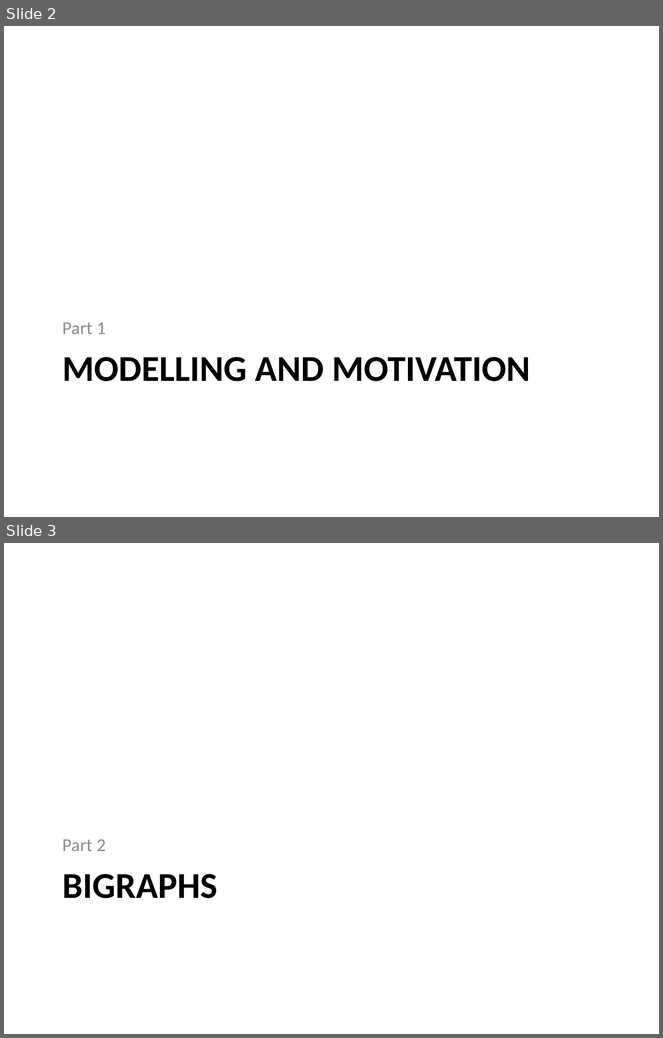
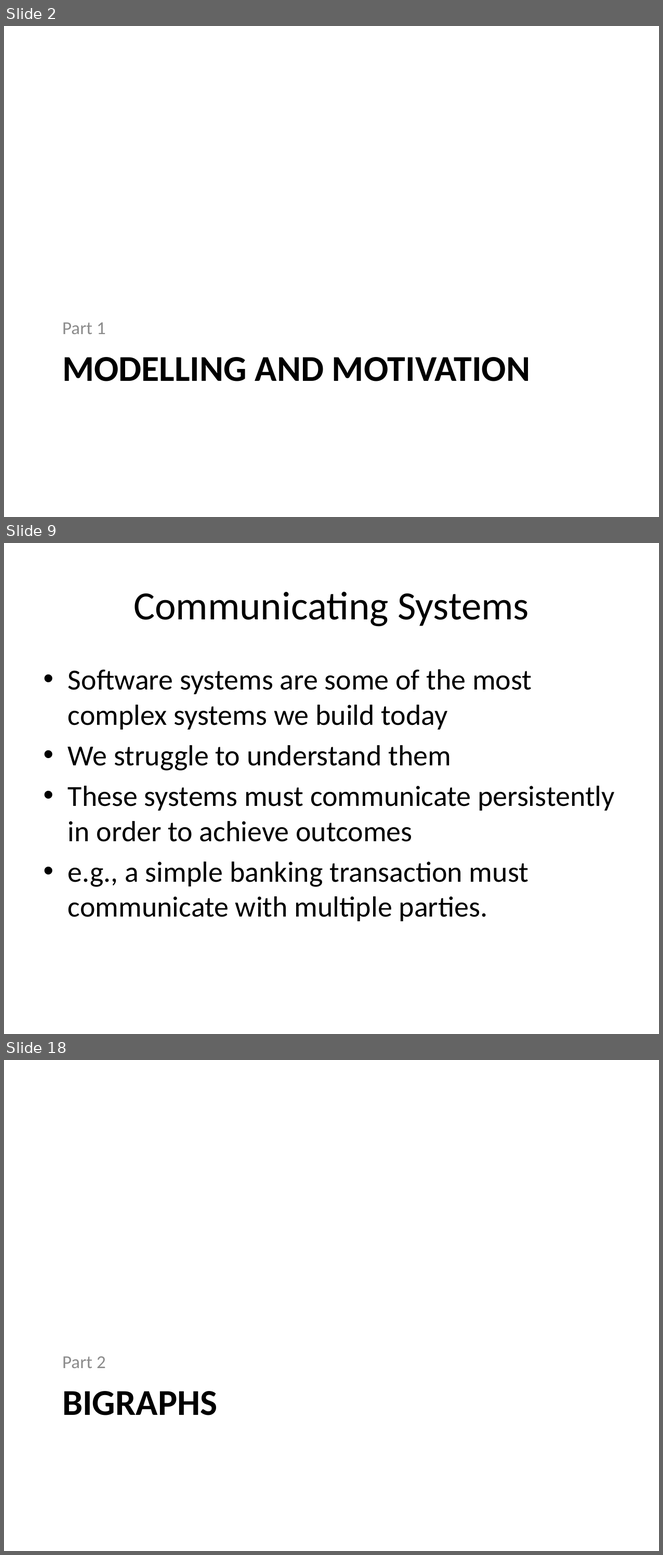
Before and after one commit to gian/defense, a slide deck: PhDDefense.pptx. Shown one above the other, each under a label of ours: slides 2 and 3 before the commit, slides 2, 9 and 18 after it; the slides between them are not shown. The pictures are 663x1038 and 663x1555 pixels, drawn with LibreOffice and Linux fonts; fonts in the diff are those of the drawing. Boxes give left, top, right and bottom in pixels: in the first picture for what was removed or moved away, otherwise in the second. Text is boxed around its words. In the diff, an @@ line names an element or a change of style, - is before the commit and + after.

```diff
--- a/PhDDefense.pptx
+++ b/PhDDefense.pptx
@@ slide 9 added at bbox=[4, 543, 659, 1034], background #FFFFFF @@
@@ title added at bbox=[133, 591, 529, 627], 44 pt, text #000000 @@
+Communicating Systems
@@ text added at bbox=[68, 669, 615, 922], 32 pt, text #000000 @@
+• Software systems are some of the most complex systems we build today
+• We struggle to understand them
+• These systems must communicate persistently in order to achieve outcomes
+• e.g., a simple banking transaction must communicate with multiple parties.
@@ what was slide 3 is now slide 18 @@
```
Also in this commit, not shown: 14 other slides added.
